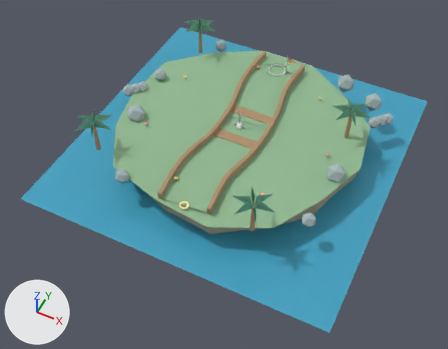
Renders of the glTF model ui/3d/minigolf/course-10.glb from each side of a commit.
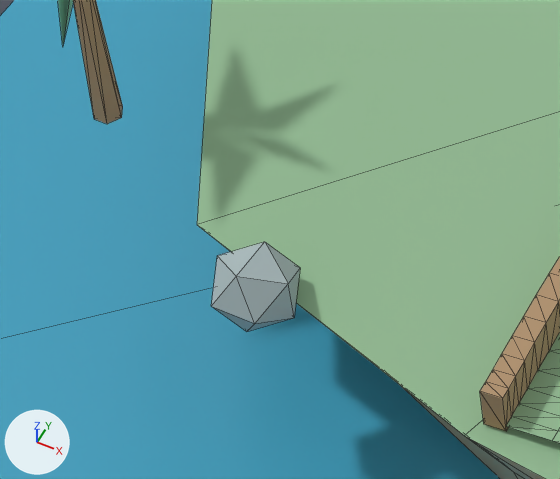
The first picture shows the older version from a 50 mm camera at (7.36, -16.05, 16.89) aimed at (0.13, -1.6, -1.18). The close-ups show the older and then the newer version on the part from 18% to 38% of the width and 37% to 59% of the height of that picture. Only the edits that show in the close-ups are written down. Lighting does not change. The marker at lower left points along +X, +Y and +Z. The close-ups show mesh edges as thin lines. Where no turn or scale is listed for an object, it has been applied to the vertices.

The first close-up shows 'faceted-rock.077', 'island-rock-plinth.009', 'island-turf-edge.009', 'palm-trunk.016', 'rail-left', 'surface-grass', 'water-plane.009' and 1 more.
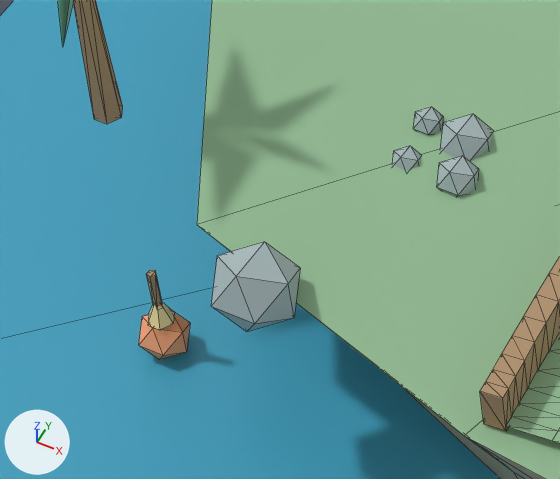
What differs and where, as boxes (x1, y1, x2, y2) in the close-ups (560 x 479 px):
'deco-pebble.154', added
    after: (441, 114, 493, 161)
'deco-buoy.014', added (orange)
    after: (139, 311, 190, 359)
'deco-pebble.153', added
    after: (437, 156, 479, 196)
'deco-pebble.155', added
    after: (413, 107, 443, 135)
'deco-buoy-cap.014', added (yellow)
    after: (148, 302, 175, 330)
'deco-pebble.152', added
    after: (392, 146, 421, 171)
'deco-buoy-post.014', added
    after: (147, 270, 162, 308)

Edits to the bpy script that builds the scene:
```text
Add mat_minigolf_accent_coast:
    mat_minigolf_accent_coast = principled_material('minigolf-accent-coast')
    mat_minigolf_accent_coast.base_color = (0.96, 0.38, 0.18)  # orange #faa676
    mat_minigolf_accent_coast.roughness = 0.72
Add me_deco_pebble_mesh_155:
    me_deco_pebble_mesh_155.from_pydata(...)  # an icosphere of 20 faces spanning x -2.533..-2.363, y -2.802..-2.631, z -0.055..0.115
    me_deco_pebble_mesh_155.materials.append(mat_minigolf_rock_coast)  # grey #a8b8ba
Add me_deco_pebble_mesh_154:
    me_deco_pebble_mesh_154.from_pydata(...)  # an icosphere of 20 faces spanning x -2.329..-2.023, y -2.882..-2.575, z -0.153..0.153
    me_deco_pebble_mesh_154.materials.append(mat_minigolf_rock_coast)  # grey #a8b8ba
Add me_deco_pebble_mesh_153:
    me_deco_pebble_mesh_153.from_pydata(...)  # an icosphere of 20 faces spanning x -2.176..-1.938, y -3.147..-2.909, z -0.089..0.149
    me_deco_pebble_mesh_153.materials.append(mat_minigolf_rock_coast)  # grey #a8b8ba
Add me_deco_pebble_mesh_152:
    me_deco_pebble_mesh_152.from_pydata(...)  # an icosphere of 20 faces spanning x -2.498..-2.328, y -3.111..-2.941, z -0.085..0.085
    me_deco_pebble_mesh_152.materials.append(mat_minigolf_rock_coast)  # grey #a8b8ba
Add me_deco_buoy_mesh_014:
    me_deco_buoy_mesh_014.from_pydata(...)  # an icosphere of 20 faces spanning x -3.707..-3.418, y -4.269..-3.98, z -1.165..-0.875
    me_deco_buoy_mesh_014.materials.append(mat_minigolf_accent_coast)  # orange #faa676
Add me_deco_buoy_post_mesh_014:
    me_deco_buoy_post_mesh_014.from_pydata(...)  # a 5-sided cylinder along z spanning x -3.587..-3.532, y -4.153..-4.096, z -0.77..-0.47
    me_deco_buoy_post_mesh_014.materials.append(mat_minigolf_wood_coast)  # brown #af906c
Add me_deco_buoy_cap_mesh_014:
    me_deco_buoy_cap_mesh_014.from_pydata(...)  # a 6-sided cone pointing to +z spanning x -3.652..-3.472, y -4.203..-4.047, z -0.88..-0.68
    me_deco_buoy_cap_mesh_014.materials.append(mat_minigolf_light_coast)  # yellow #ffe5a0
Add ob_deco_pebble_155:
    ob_deco_pebble_155 = bpy.data.objects.new('deco-pebble.155', me_deco_pebble_mesh_155)
    ob_deco_pebble_155.location = (0.0, 0.0, 0.0)
Add ob_deco_pebble_154:
    ob_deco_pebble_154 = bpy.data.objects.new('deco-pebble.154', me_deco_pebble_mesh_154)
    ob_deco_pebble_154.location = (0.0, 0.0, 0.0)
Add ob_deco_pebble_153:
    ob_deco_pebble_153 = bpy.data.objects.new('deco-pebble.153', me_deco_pebble_mesh_153)
    ob_deco_pebble_153.location = (0.0, 0.0, 0.0)
Add ob_deco_pebble_152:
    ob_deco_pebble_152 = bpy.data.objects.new('deco-pebble.152', me_deco_pebble_mesh_152)
    ob_deco_pebble_152.location = (0.0, 0.0, 0.0)
Add ob_deco_buoy_014:
    ob_deco_buoy_014 = bpy.data.objects.new('deco-buoy.014', me_deco_buoy_mesh_014)
    ob_deco_buoy_014.location = (0.0, 0.0, 0.0)
Add ob_deco_buoy_post_014:
    ob_deco_buoy_post_014 = bpy.data.objects.new('deco-buoy-post.014', me_deco_buoy_post_mesh_014)
    ob_deco_buoy_post_014.location = (0.0, 0.0, 0.0)
Add ob_deco_buoy_cap_014:
    ob_deco_buoy_cap_014 = bpy.data.objects.new('deco-buoy-cap.014', me_deco_buoy_cap_mesh_014)
    ob_deco_buoy_cap_014.location = (0.0, 0.0, 0.0)
```
